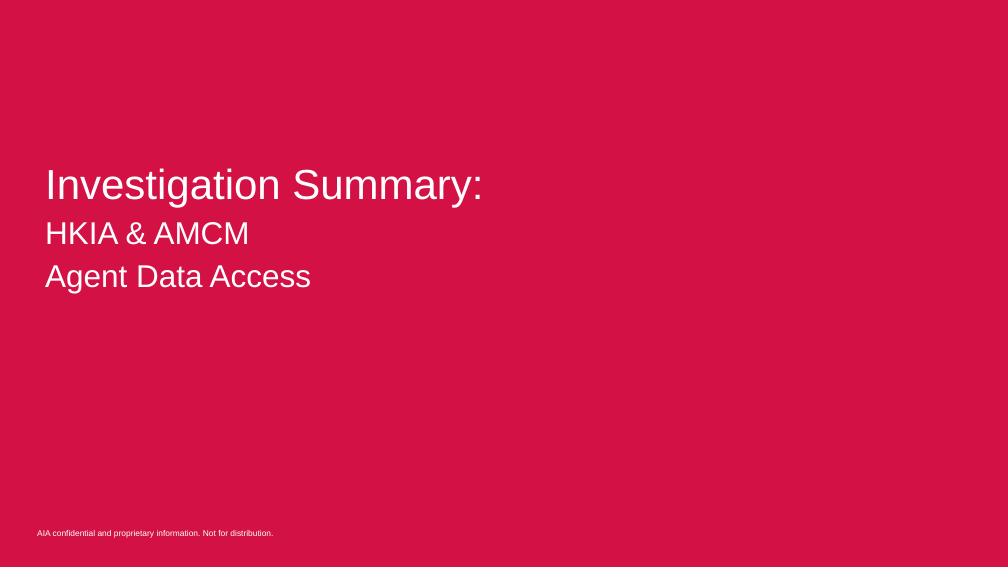
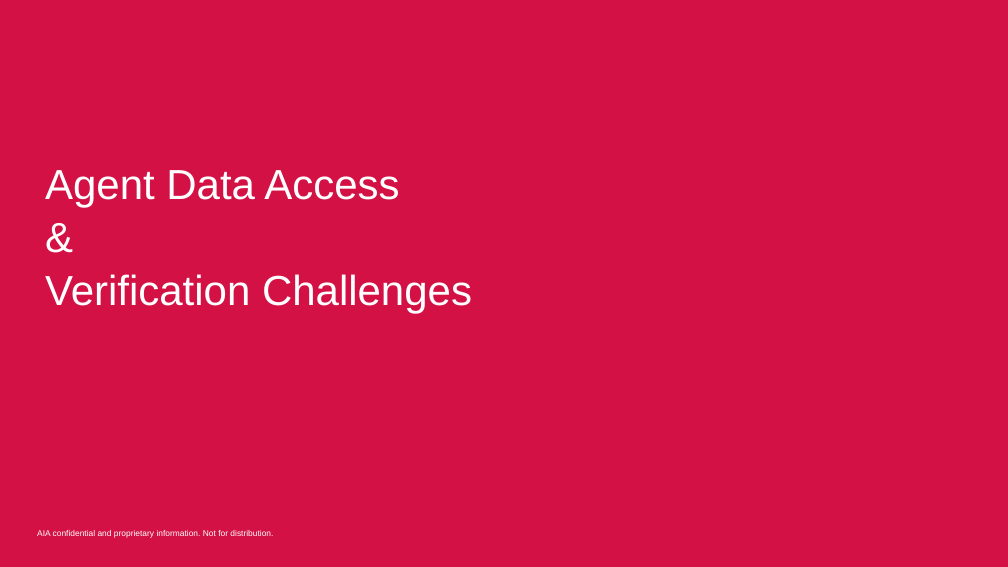
Before and after one commit to harrysokool/AIA-work, a slide deck: slide 1 of powerpoint/fetch_agent-draft.pptx. Drawn at 1008x567 pixels with LibreOffice and Linux fonts; fonts in the diff are those of the drawing; background and template pictures are left out. Boxes give left, top, right and bottom in pixels: in the first picture for what was removed or moved away, otherwise in the second. Text is boxed around its words. In the diff, an @@ line names an element or a change of style, - is before the commit and + after.

```diff
--- a/powerpoint/fetch_agent-draft.pptx
+++ b/powerpoint/fetch_agent-draft.pptx
@@ text at <box>45,168,483,245</box>: paragraphs removed @@
-Investigation Summary:
-HKIA & AMCM
@@ text at <box>45,170,399,207</box>: size 30 to 40 pt in "Agent Data Access" @@
@@ text at <box>45,274,472,313</box>: paragraphs added @@
+&
+Verification Challenges
```
Also in this commit, not shown: 5 other slides changed, 1 other file.
